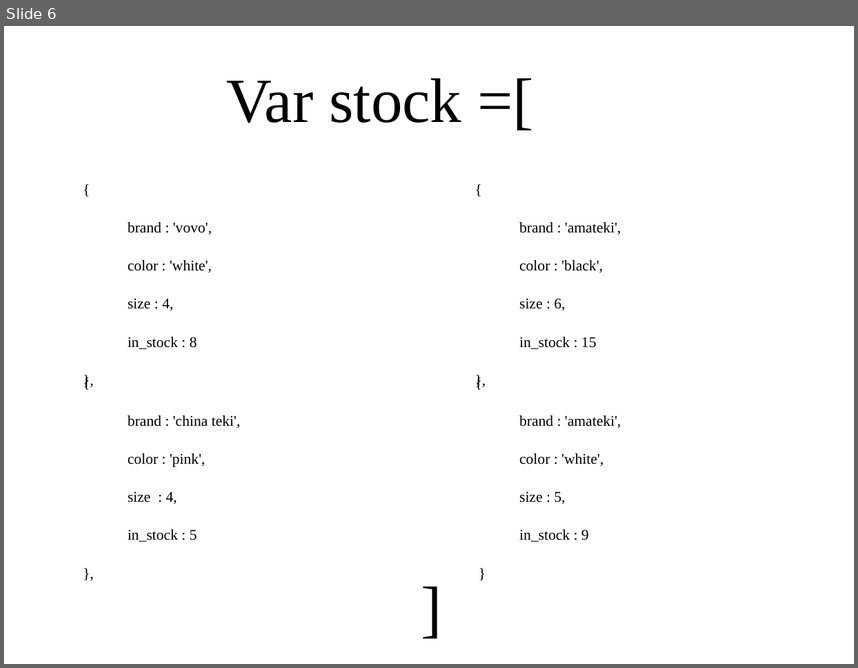
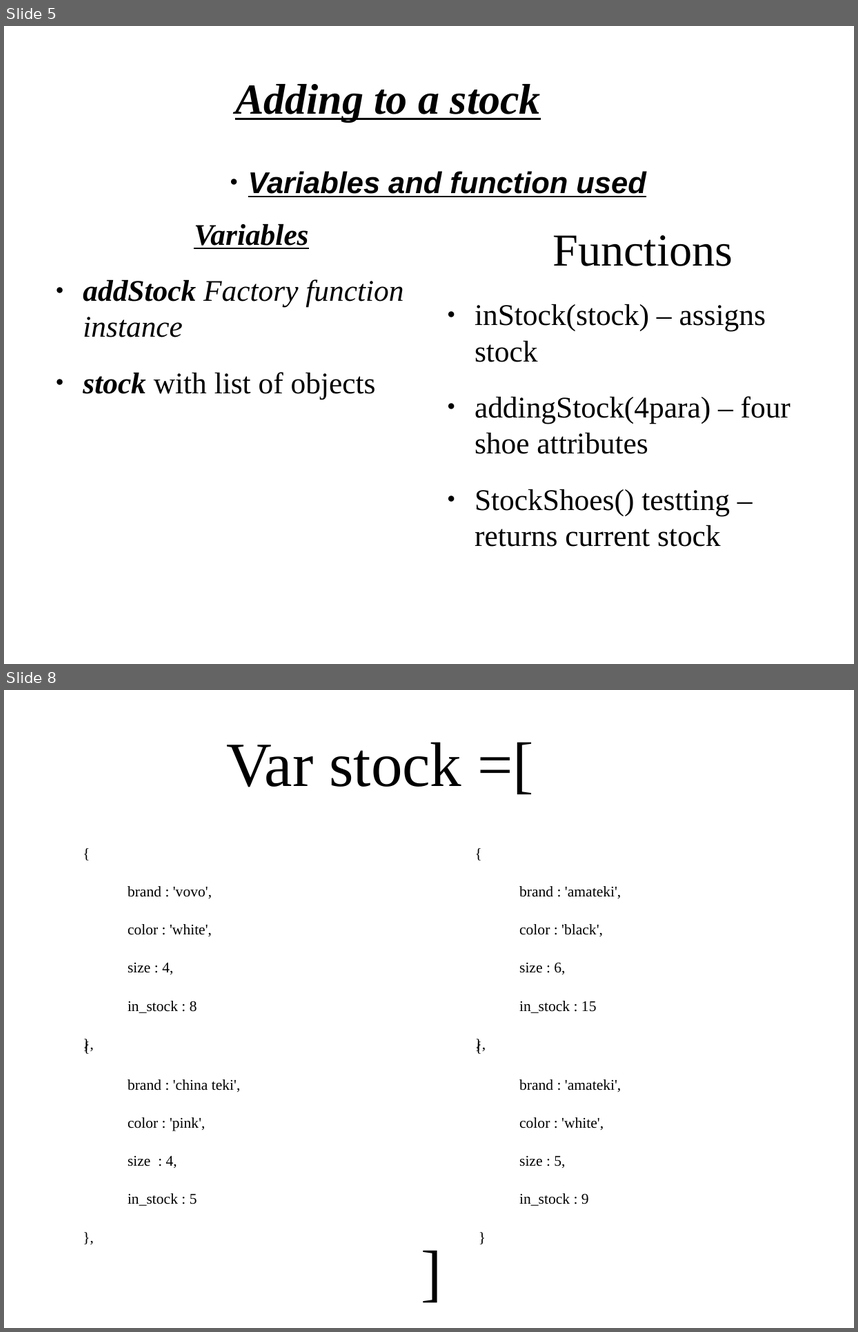
Before and after one commit to TaSiya/shoe, a slide deck: project presentation.odp. Shown one above the other, each under a label of ours: slide 6 before the commit, slides 5 and 8 after it; the slides between them are not shown. The pictures are 858x668 and 858x1332 pixels, drawn with LibreOffice and Linux fonts; fonts in the diff are those of the drawing; background and template pictures are left out. Boxes give left, top, right and bottom in pixels: in the first picture for what was removed or moved away, otherwise in the second. Text is boxed around its words. In the diff, an @@ line names an element or a change of style, - is before the commit and + after.

Commit message:
added more infor in the presentation about the test cases. I also added more info about the adding function. About to do the logic for it

```diff
--- a/project presentation.odp
+++ b/project presentation.odp
@@ slide 5 added at (4, 26, 854, 664), background picture (left out) @@
@@ title added at (235, 84, 541, 122), 40 pt, text #000000, bold, italic, underline @@
+Adding to a stock
@@ text added at (248, 171, 646, 197), 28 pt, text #000000, bold, italic, underline @@
+● Variables and function used
@@ text added at (83, 224, 404, 399), 28 pt, text #000000, italic @@
+Variables
+● addStock Factory function instance
+● stock with list of objects
@@ text added at (475, 235, 791, 546), 28 pt, text #000000 @@
+Functions
+● inStock(stock) – assigns stock
+● addingStock(4para) – four shoe attributes
+● StockShoes() testting – returns current stock
@@ what was slide 6 is now slide 8 @@
```
Also in this commit, not shown: 3 slides changed, 5 other slides added, 3 other files.
